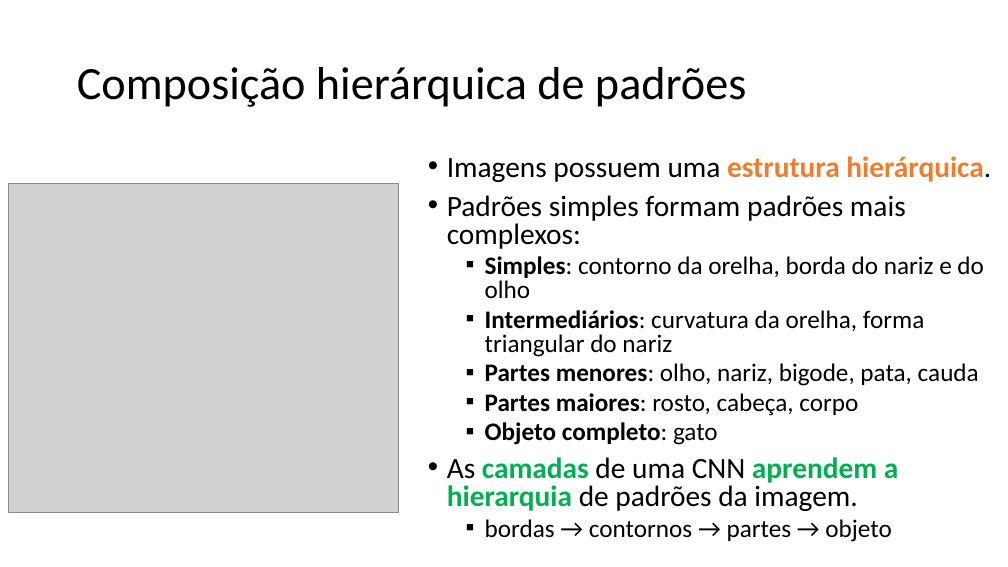
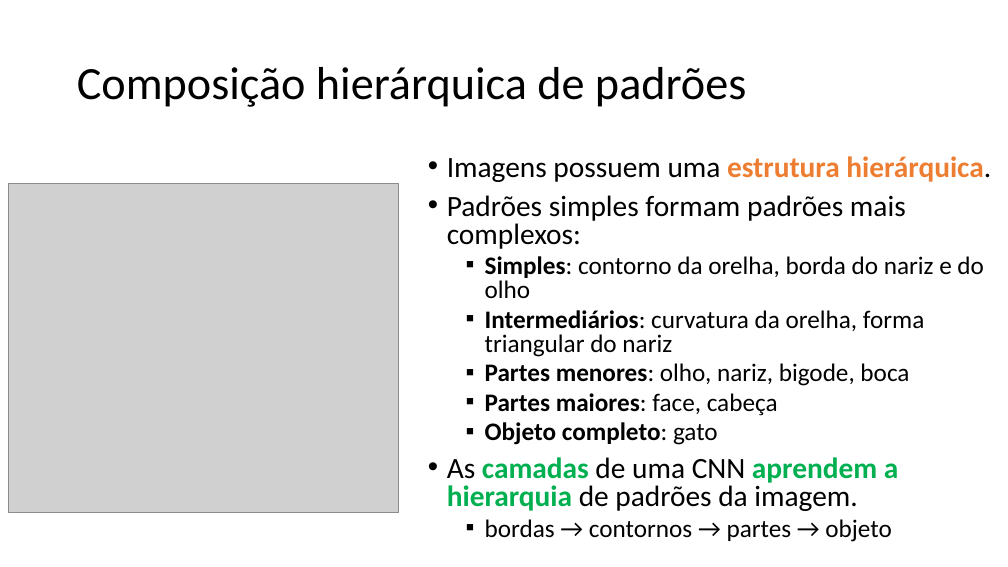
Before and after one commit to zz4fap/c24_inteligencia_artificial, a slide deck: slide 19 of slides/C24_CNN.pptx. Drawn at 1008x567 pixels with LibreOffice and Linux fonts; fonts in the diff are those of the drawing; grey boxes stand for pictures. Boxes give left, top, right and bottom in pixels: in the first picture for what was removed or moved away, otherwise in the second. Text is boxed around its words. In the diff, an @@ line names an element or a change of style, - is before the commit and + after.

```diff
--- a/slides/C24_CNN.pptx
+++ b/slides/C24_CNN.pptx
@@ text at bbox=[485, 363, 909, 416]: text changed @@
-  ▪ Partes menores: olho, nariz, bigode, pata, cauda
-  ▪ Partes maiores: rosto, cabeça, corpo
+  ▪ Partes menores: olho, nariz, bigode, boca
+  ▪ Partes maiores: face, cabeça
```
Also in this commit, not shown: 19 other slides changed, 1 other file.
